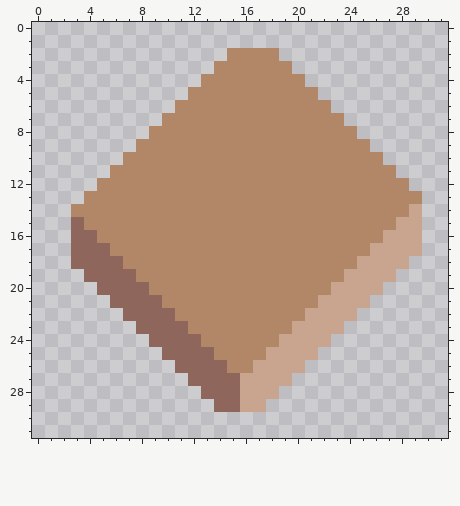
Two versions of one pixel-art sprite, sprites/items/cardboard.png. That is the earlier state.
The file is 32x32 pixels.
New version:
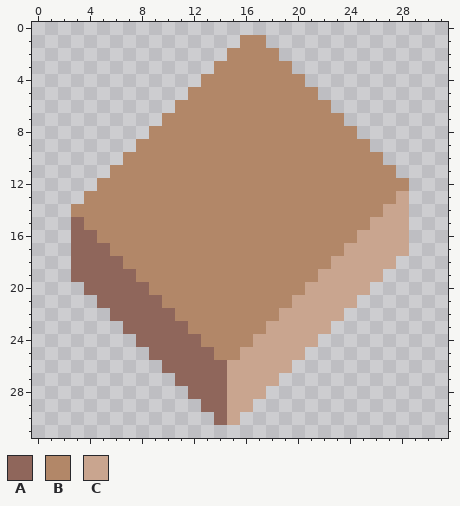
Palette (. is transparent): A #8f665b  B #b28768  C #c9a58f
Difference:
y 1: x 16..17 .. -> BB
y 13: x 28..29 BB -> C.
y 14: x 27..29 BBC -> CC.
y 15: x 26..27 BB -> CC; x 29 C -> .
y 16: x 25..26 BB -> CC; x 29 C -> .
y 17: x 24..25 BB -> CC; x 29 C -> .
y 18: x 23..24 BB -> CC; x 28 C -> .
y 19: x 3 . -> A; x 22..23 BB -> CC; x 27 C -> .
y 20: x 4 . -> A; x 21..22 BB -> CC; x 26 C -> .
y 21: x 5 . -> A; x 20..21 BB -> CC; x 25 C -> .
y 22: x 6 . -> A; x 19..20 BB -> CC; x 24 C -> .
y 23: x 7 . -> A; x 18..19 BB -> CC; x 23 C -> .
y 24: x 8 . -> A; x 17..18 BB -> CC; x 22 C -> .
y 25: x 9 . -> A; x 16..17 BB -> CC; x 21 C -> .
y 26: x 10 . -> A; x 15..16 BB -> CC; x 20 C -> .
y 27: x 11 . -> A; x 15 A -> C; x 19 C -> .
y 28: x 12 . -> A; x 15 A -> C; x 18 C -> .
y 29: x 13 . -> A; x 15 A -> C; x 17 C -> .
y 30: x 14..15 .. -> AC
Where, in picture pixels (left, top, right, bottom), the same in both pictures:
added: (240, 35, 266, 48)
changed: (71, 191, 422, 425)
